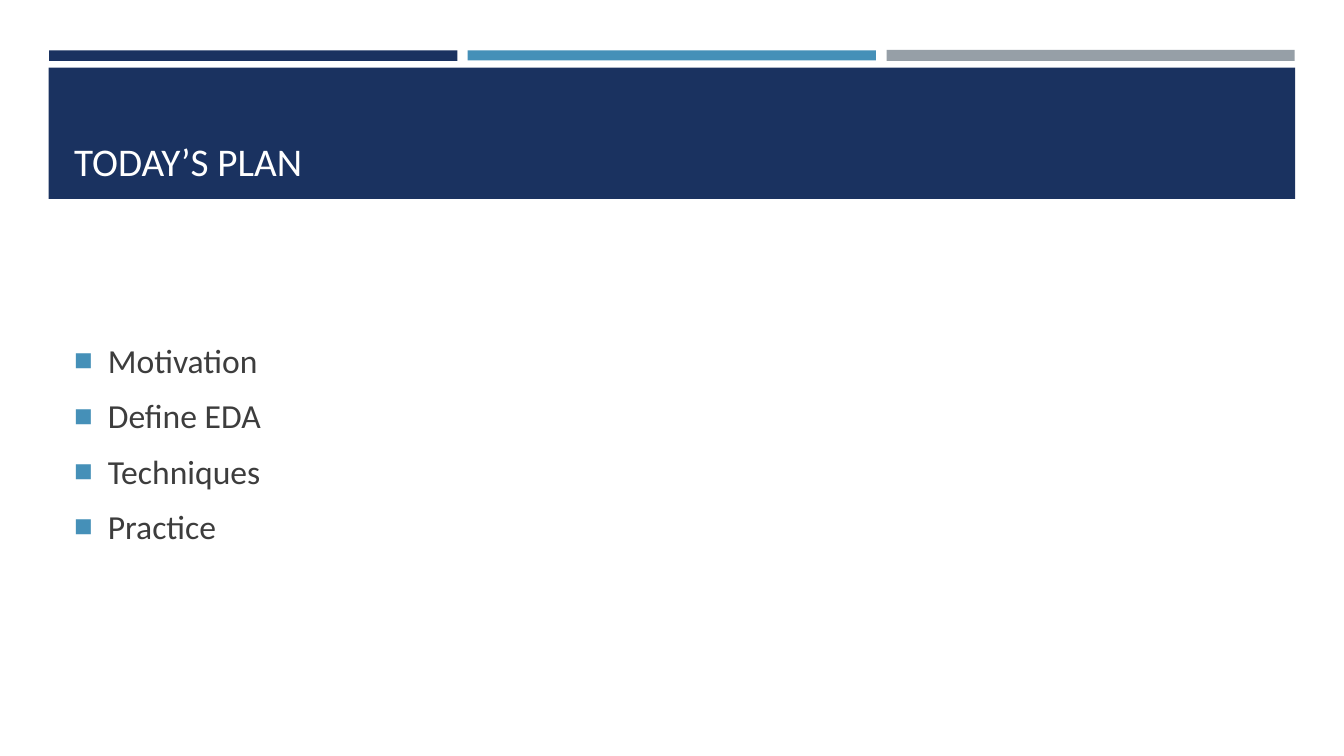
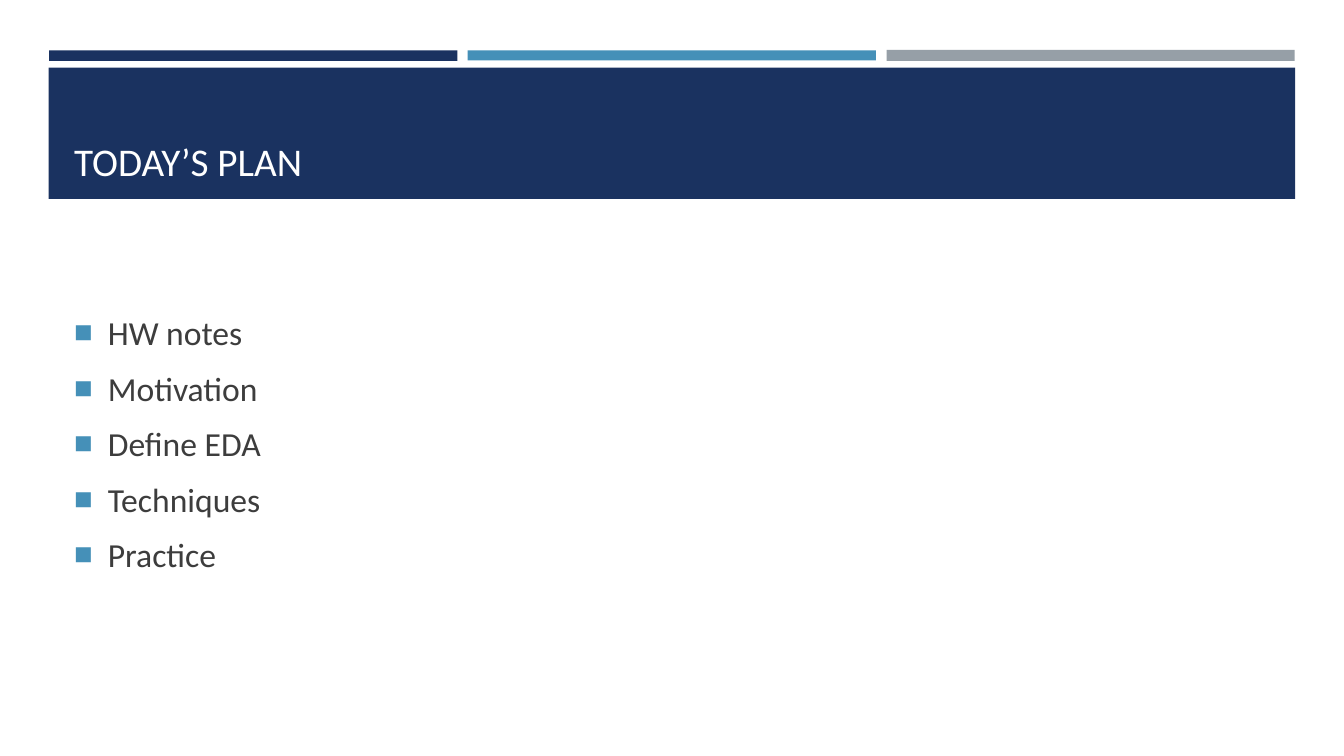
Before and after one commit to amosca01/SDS-CSC235, a slide deck: slide 2 of slides/03-EDA.pptx. Drawn at 1344x756 pixels with LibreOffice and Linux fonts; fonts in the diff are those of the drawing. Boxes give left, top, right and bottom in pixels: in the first picture for what was removed or moved away, otherwise in the second. Text is boxed around its words. In the diff, an @@ line names an element or a change of style, - is before the commit and + after.

```diff
--- a/slides/03-EDA.pptx
+++ b/slides/03-EDA.pptx
@@ text at [108,323,242,346]: paragraph added @@
+■ HW notes
```
Also in this commit, not shown: 1 slide added, 6 other files.
